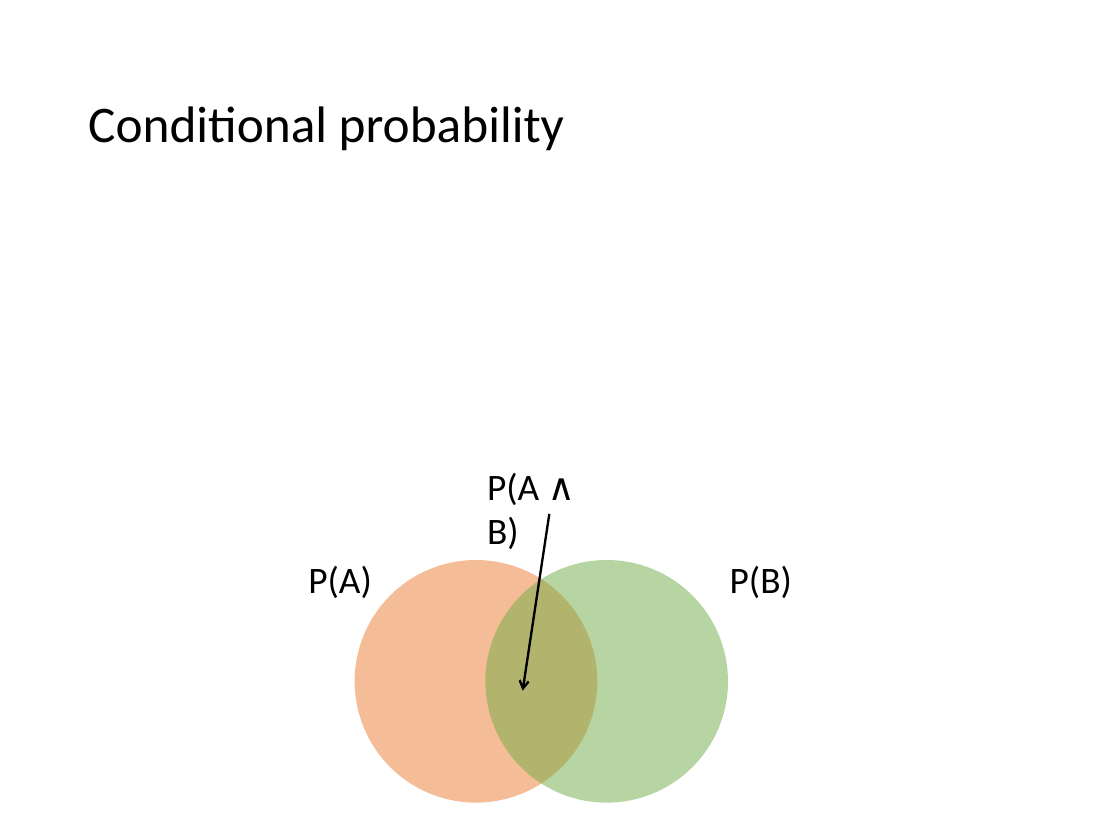
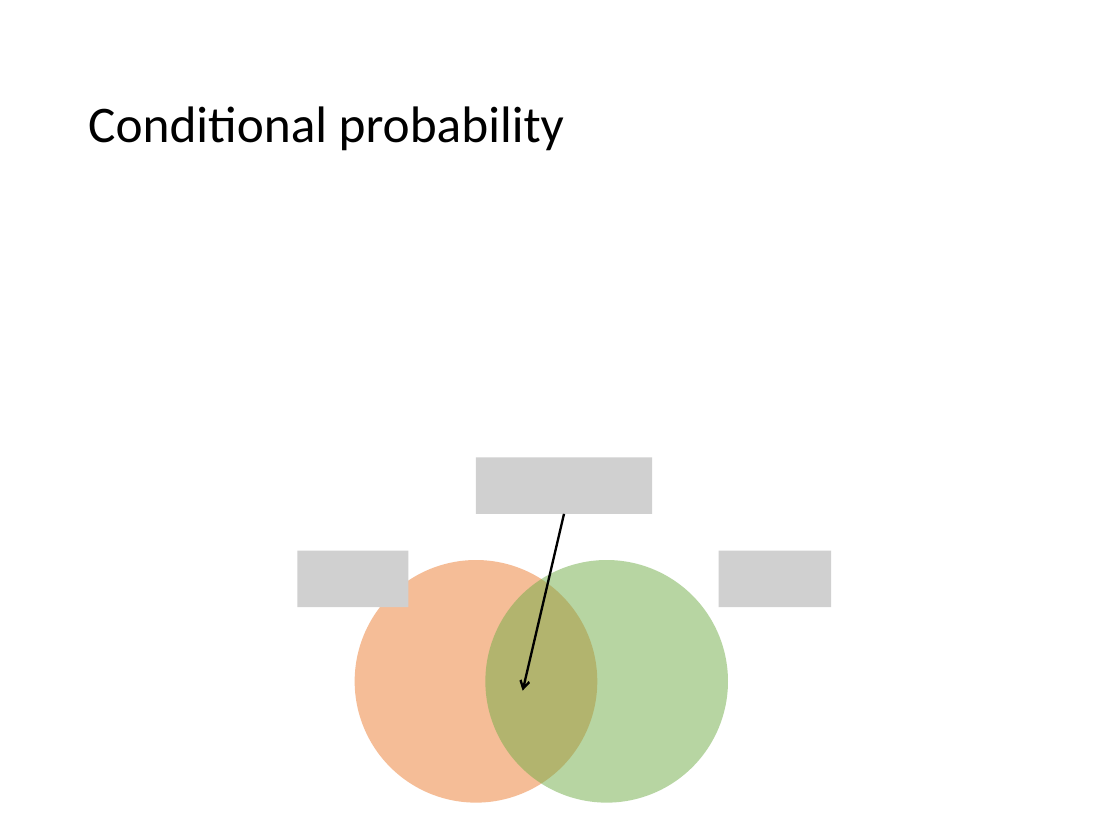
Before and after one commit to mhahsler/CS7320-AI, a slide deck: slide 15 of slides/12_uncertainty.pptx. Drawn at 1120x840 pixels with LibreOffice and Linux fonts; fonts in the diff are those of the drawing; grey boxes stand for pictures. Boxes give left, top, right and bottom in pixels: in the first picture for what was removed or moved away, otherwise in the second. Text is boxed around its words. In the diff, an @@ line names an element or a change of style, - is before the commit and + after.

```diff
--- a/slides/12_uncertainty.pptx
+++ b/slides/12_uncertainty.pptx
@@ picture added at (476, 457, 652, 513) @@
@@ text removed at (487, 473, 539, 549) @@
-P(A ∧ B)
@@ arrow moved from (549, 514) - (523, 691) to (564, 514) - (523, 691) @@
@@ picture added at (297, 551, 408, 607) @@
@@ text removed at (308, 566, 371, 598) @@
-P(A)
@@ picture added at (719, 551, 831, 607) @@
@@ text removed at (730, 566, 792, 598) @@
-P(B)
```
Also in this commit, not shown: 18 other slides changed, 1 other file.
